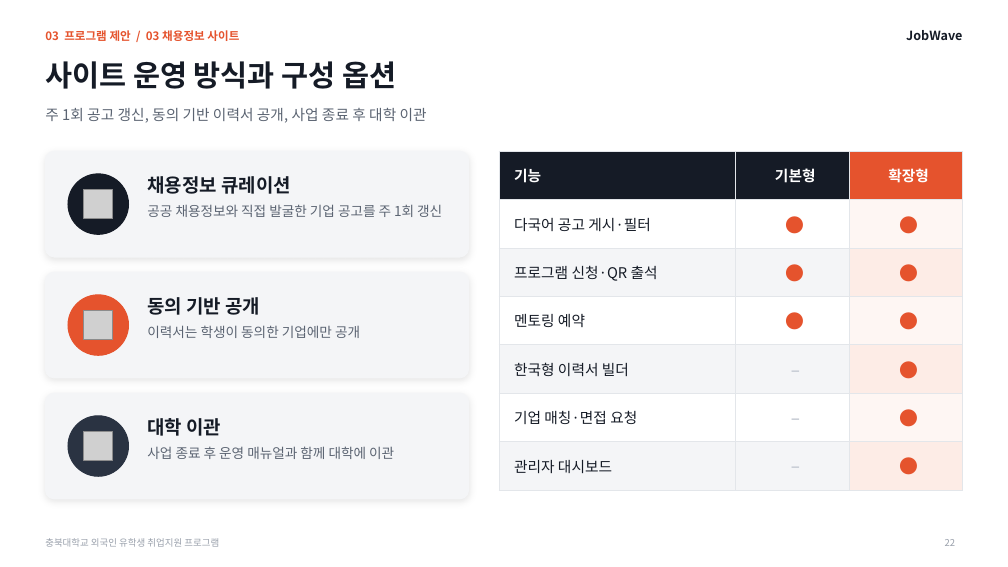
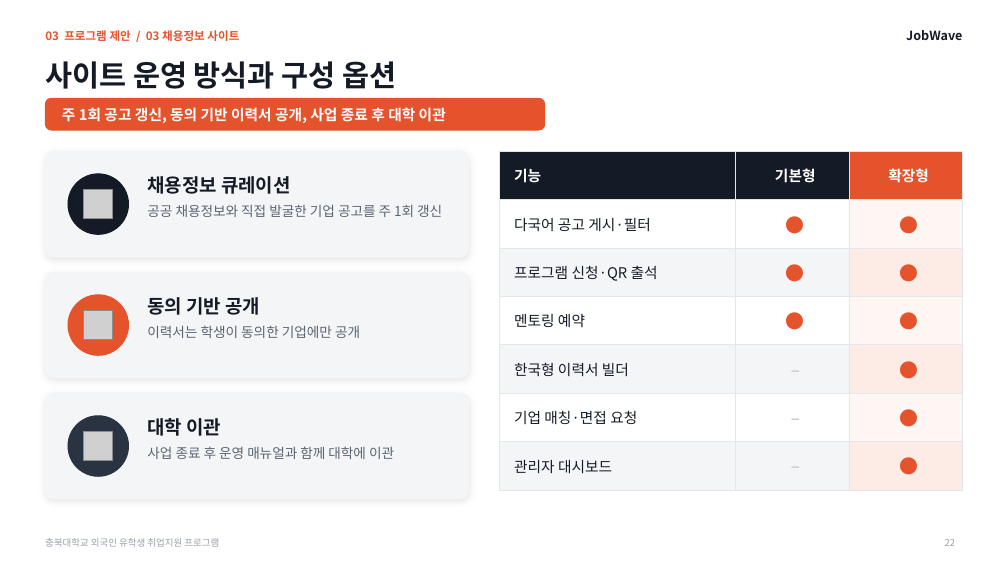
Before and after one commit to job-wave/Codex, a slide deck: slide 22 of output/jobwave-cbnu-proposal/JobWave_proposal_visual.pptx. Drawn at 1008x567 pixels with LibreOffice and Linux fonts; fonts in the diff are those of the drawing; grey boxes stand for pictures. Boxes give left, top, right and bottom in pixels: in the first picture for what was removed or moved away, otherwise in the second. Text is boxed around its words. In the diff, an @@ line names an element or a change of style, - is before the commit and + after.

```diff
--- a/output/jobwave-cbnu-proposal/JobWave_proposal_visual.pptx
+++ b/output/jobwave-cbnu-proposal/JobWave_proposal_visual.pptx
@@ rounded rectangle added at (45, 98, 545, 130), fill #E5532D, outline #E5532D 1 pt @@
@@ text "주 1회 공고 갱신, 동의 ...": place and size @@
-text "주 1회 공고 갱신, 동의 ..." at (45, 108, 427, 123)
+text "주 1회 공고 갱신, 동의 ..." at (62, 107, 446, 123)
@@ text "주 1회 공고 갱신, 동의 ..." at (62, 107, 446, 123): text colour #5B6472 to #FFFFFF, bold on @@
```
Also in this commit, not shown: 26 other slides changed, 1 other file.
